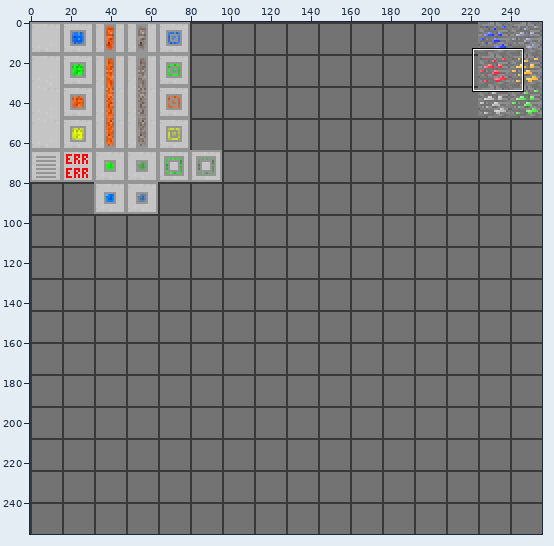
Sprite sheet, stored at mcp/src/minecraft/sammko/qc/block.png. Above: a wide view before the commit, with the close-up outlined.
Close-up. As it was:
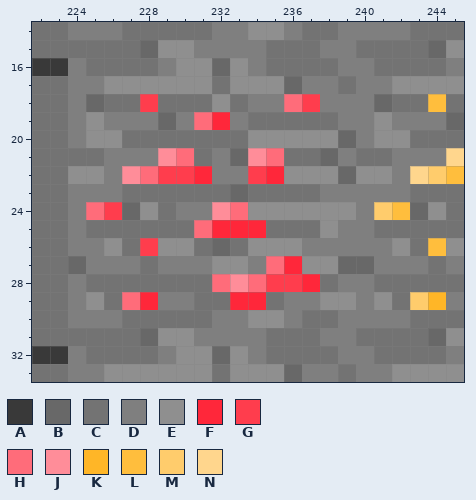
The file is 256x256 pixels. Colours within 5 levels of each other are drawn and written as one. Shown: x 222..245, y 14..33. The commit also changed other parts of the picture, which this record leaves out.
Palette (. is transparent): A #393939  B #686868  C #737373  D #7f7f7f  E #8f8f8f  F #ff273a  G #ff3d4d  H #ff6c7a  J #ff8d99  K #ffb627  L #ffbe3d  M #ffcc6c  N #ffd68d
Pixels before, first column x 222:
14 CCDDDCCCCCDDEEDCCDDDDCCC
15 CCCCCCBEEDDDDCCCDDCCCCBE
16 AADCCCCDEEBEDCCCCDDCCCCD
17 CCDDEEEEEECEEEBDDCDDEEEE
18 CCDBCCGCCCECDDHGDDDBCCLC
19 CCDEDDDBDHFDCCCCCDDEDDDB
20 CCDEECCCCCCCEEEEEBDEECCC
21 CCCCDDDJHCDBJHCCBDCCDDDN
22 CCEEDJHGGFDDGFEEEBEEDNML
23 CCDDDCCCCCCBCCCCDDDDDCCC
24 CCDHGBECDDJHEEEEEEDMLBEC
25 CCDCCCCCCHFFFCCCEDDCCCCC
26 CCDDECGEECBCEEEDDDDDECLE
27 CCBDDDCDDDEEDHFEEBBDDDCD
28 CCDCCCCCCCHJHGGFCDDCCCCC
29 CCDECHFDDCCFFCDDEEDECMKD
30 CCDDDCCCCCDDEEDCCDDDDCCC
31 CCCCCCBEEDDDDCCCDDCCCCBE
32 AADCCCCDEEBEDCCCCDDCCCCD
33 CCDDEEEEEECEEEBDDCDDEEEE
Once edited:
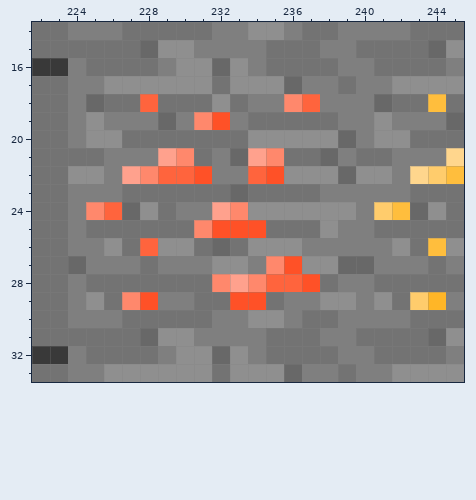
Change:
Colour F changes from #ff273a to #ff5127.
Colour G changes from #ff3d4d to #ff643d.
Colour H changes from #ff6c7a to #ff886c.
Colour J changes from #ff8d99 to #ffa18d.
Where, in picture pixels (left, top, right, bottom), the same in both close-ups:
changed: (86, 94, 320, 310)
